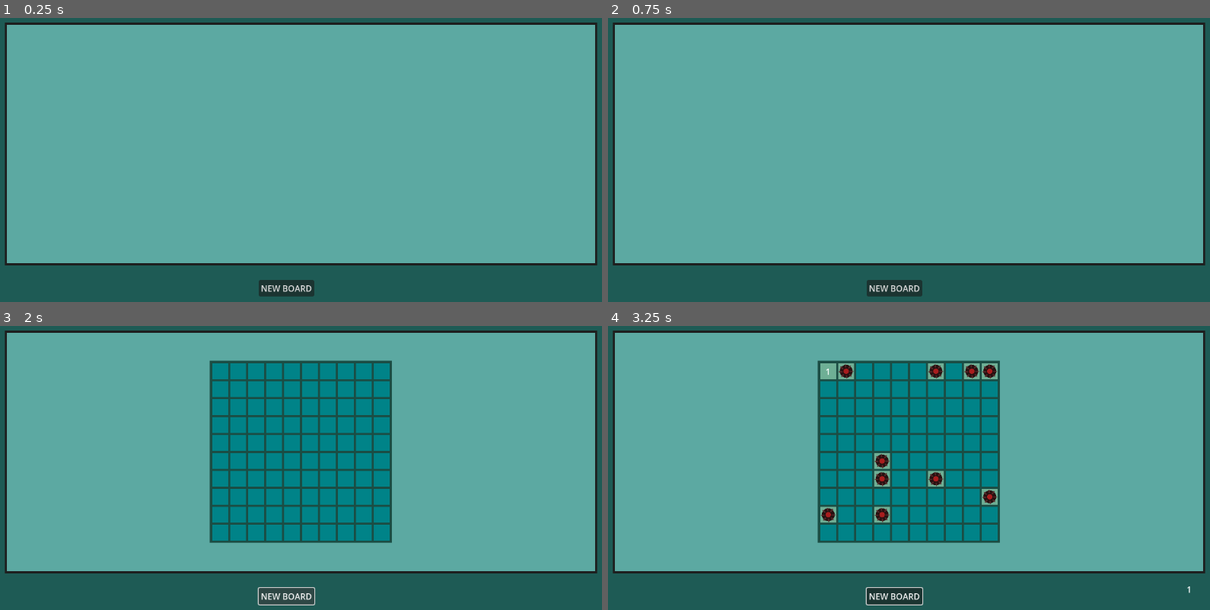
Above: before the commit, frames 1-4 (two rows, left to right).
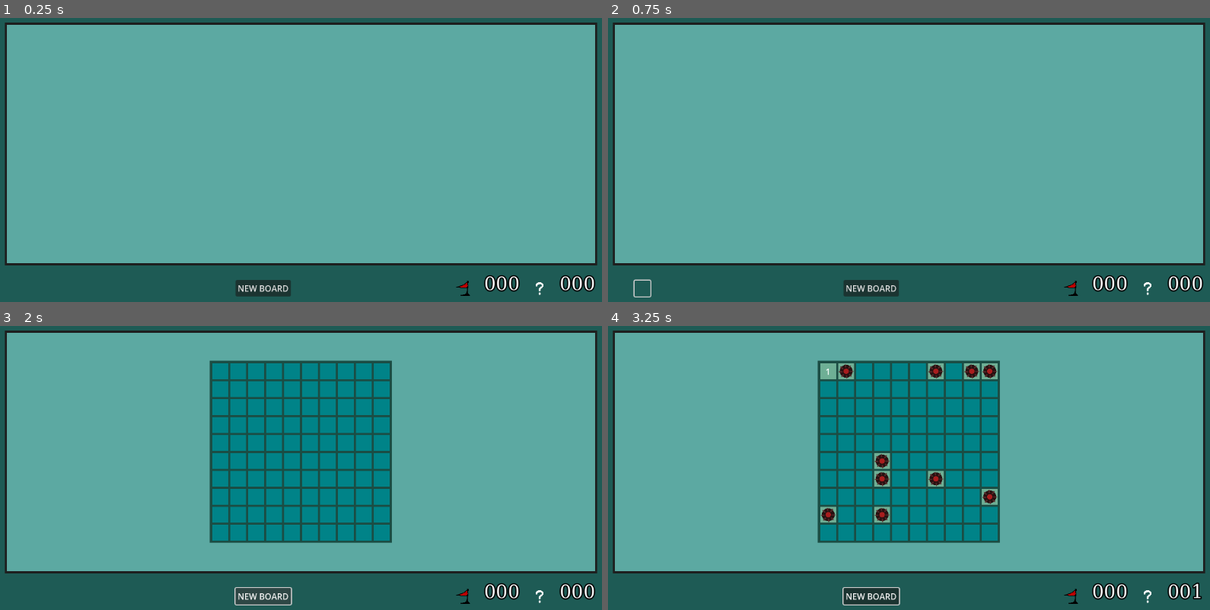
Above: after the commit, the same moments.

Repository: yuris2024/minesweeper
Game: Godot game, scene res://GameManager.tscn
Same seed, same stepped clock (60 frames per second), same inputs: the game is played once before the commit and once after it.
Inputs (mouse positions are in pixels of both pictures, inside the frame that each line leads up to):
- Up to frame 1 (0.25 s): no input
- Up to frame 2 (0.75 s): click (644, 287) at 0.52 s
- Up to frame 3 (2 s): click "NEW BOARD" at 1.25 s
- Up to frame 4 (3.25 s): click "1" at 2 s; click (848, 371) at 2.77 s

The runs differ from the first frame. In frame 1, 1.1% of the frame differs, in the area x 39-99%, y 90-99%; in frame 2, 1.2%, in the area x 4-99%, y 90-99%; in frame 3, 0.9%; in frame 4, 1.1%.

Commit message:
Add timer + mines left counters and sound button (non functional)

Diff:
--- a/GameManager.gd
+++ b/GameManager.gd
@@ -2,21 +2,25 @@
 var time = 0
 var board_scene: PackedScene = preload("res://GameBoard.tscn")
 @onready var board_container = $Panel/Vboxcontainer/MarginContainer/BoardContainer
+
 # Called when the node enters the scene tree for the first time.
 func _ready():
 	$Panel/Vboxcontainer/HBoxContainer2/NewGameButton.process_mode = Node.PROCESS_MODE_ALWAYS
-	pass
 
 func _on_new_game_button_pressed():
+	# remove old board first
 	var children = board_container.get_children()
 	for i in children:
-		if i is Button:
+		if !(i is GameBoard):
 			continue
 		i.queue_free()
 		board_container.remove_child(i)
+
 	get_tree().paused = false
 	time = 0
 	$Timer.start() # CHANGE THIS SO IT STARTS ONLY AFTER PLAYER'S FIRST CLICK
+
+	# Generate board
 	var new_board = board_scene.instantiate()
 	new_board.load_new_board(10,10,10)
 	board_container.add_child(new_board)
@@ -25,7 +29,12 @@
 func _process(delta):
 	pass
 
-
 func _on_timer_timeout():
 	time += 1
-	$Panel/Vboxcontainer/HBoxContainer2/Label.text = str(time)
+	var label = $Panel/Vboxcontainer/HBoxContainer2/HBoxContainer/TimeCounter
+	if time < 10:
+		label.text = "00" + str(time)
+	elif time >= 10 and time < 100:
+		label.text = "0" + str(time)
+	else:
+		label.text = str(time)
--- a/GameManager.tscn
+++ b/GameManager.tscn
@@ -1,7 +1,10 @@
-[gd_scene load_steps=5 format=3 uid="uid://cgb0fqda32613"]
+[gd_scene load_steps=11 format=3 uid="uid://cgb0fqda32613"]
 
 [ext_resource type="Script" path="res://GameManager.gd" id="1_v0erv"]
 [ext_resource type="Script" path="res://Vboxcontainer.gd" id="2_yw5hy"]
+[ext_resource type="Texture2D" uid="uid://cclb3ygjodq57" path="res://art/skin_default/flag.png" id="3_gifjn"]
+[ext_resource type="Script" path="res://MuteButton.gd" id="3_tq2m3"]
+[ext_resource type="Texture2D" uid="uid://cc2e5u2s6iep5" path="res://art/skin_default/qmark.png" id="4_dwrv7"]
 
 [sub_resource type="StyleBoxFlat" id="StyleBoxFlat_8mr1g"]
 bg_color = Color(0.117177, 0.35854, 0.335495, 1)
@@ -13,6 +16,13 @@
 border_width_right = 4
 border_width_bottom = 4
 border_color = Color(0.12, 0.12, 0.12, 1)
+
+[sub_resource type="StyleBoxEmpty" id="StyleBoxEmpty_tiwbh"]
+
+[sub_resource type="StyleBoxEmpty" id="StyleBoxEmpty_umvvy"]
+
+[sub_resource type="SystemFont" id="SystemFont_obumi"]
+font_names = PackedStringArray("Monospace")
 
 [node name="GameManager" type="Node"]
 script = ExtResource("1_v0erv")
@@ -60,16 +70,66 @@
 layout_mode = 2
 size_flags_vertical = 8
 
+[node name="MuteButton" type="Button" parent="Panel/Vboxcontainer/HBoxContainer2"]
+custom_minimum_size = Vector2(30, 30)
+layout_mode = 2
+size_flags_horizontal = 6
+size_flags_vertical = 4
+theme_override_styles/normal = SubResource("StyleBoxEmpty_tiwbh")
+theme_override_styles/pressed = SubResource("StyleBoxEmpty_umvvy")
+toggle_mode = true
+script = ExtResource("3_tq2m3")
+
 [node name="NewGameButton" type="Button" parent="Panel/Vboxcontainer/HBoxContainer2"]
 layout_mode = 2
 size_flags_horizontal = 6
 size_flags_vertical = 4
+size_flags_stretch_ratio = 5.0
 text = "NEW BOARD"
 
-[node name="Label" type="Label" parent="Panel/Vboxcontainer/HBoxContainer2"]
+[node name="HBoxContainer" type="HBoxContainer" parent="Panel/Vboxcontainer/HBoxContainer2"]
+layout_mode = 2
+size_flags_horizontal = 3
+size_flags_stretch_ratio = 2.0
+
+[node name="MineCtIcon" type="TextureRect" parent="Panel/Vboxcontainer/HBoxContainer2/HBoxContainer"]
+custom_minimum_size = Vector2(30, 30)
+layout_mode = 2
+size_flags_horizontal = 6
+size_flags_vertical = 4
+texture = ExtResource("3_gifjn")
+expand_mode = 1
+
+[node name="MineCounter" type="Label" parent="Panel/Vboxcontainer/HBoxContainer2/HBoxContainer"]
 custom_minimum_size = Vector2(50, 50)
 layout_mode = 2
-size_flags_horizontal = 0
+size_flags_horizontal = 6
+size_flags_stretch_ratio = 3.0
+theme_override_colors/font_outline_color = Color(0, 0, 0, 1)
+theme_override_constants/outline_size = 9
+theme_override_fonts/font = SubResource("SystemFont_obumi")
+theme_override_font_sizes/font_size = 35
+text = "000"
+
+[node name="TimeCtIcon" type="TextureRect" parent="Panel/Vboxcontainer/HBoxContainer2/HBoxContainer"]
+custom_minimum_size = Vector2(30, 30)
+layout_mode = 2
+size_flags_horizontal = 4
+size_flags_vertical = 4
+texture = ExtResource("4_dwrv7")
+expand_mode = 1
+
+[node name="TimeCounter" type="Label" parent="Panel/Vboxcontainer/HBoxContainer2/HBoxContainer"]
+custom_minimum_size = Vector2(50, 50)
+layout_mode = 2
+size_flags_horizontal = 6
+size_flags_stretch_ratio = 3.0
+theme_override_colors/font_outline_color = Color(0, 0, 0, 1)
+theme_override_constants/outline_size = 9
+theme_override_fonts/font = SubResource("SystemFont_obumi")
+theme_override_font_sizes/font_size = 35
+text = "000"
 
 [connection signal="timeout" from="Timer" to="." method="_on_timer_timeout"]
+[connection signal="toggled" from="Panel/Vboxcontainer/HBoxContainer2/MuteButton" to="Panel/Vboxcontainer/HBoxContainer2/MuteButton" method="_on_toggled"]
 [connection signal="pressed" from="Panel/Vboxcontainer/HBoxContainer2/NewGameButton" to="." method="_on_new_game_button_pressed"]
--- /dev/null
+++ b/MuteButton.gd
@@ -0,0 +1,15 @@
+extends Button
+
+
+# Called when the node enters the scene tree for the first time.
+func _ready():
+	pass # Replace with function body.
+
+
+# Called every frame. 'delta' is the elapsed time since the previous frame.
+func _process(delta):
+	pass
+
+
+func _on_toggled(toggled_on):
+	pass
